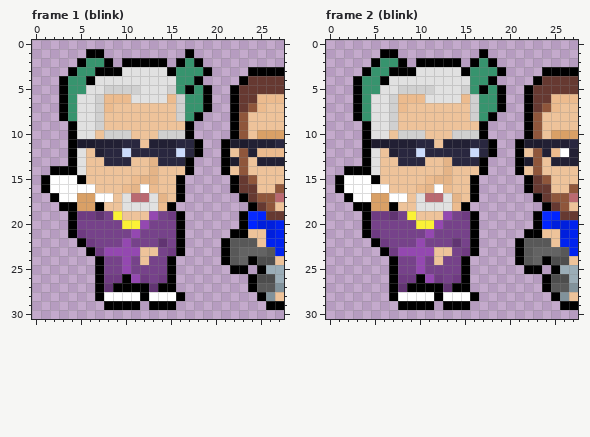
One commit to this pixel-art file: assets/sprites/cpc_assets.aseprite. This is how it looked before the edit.
87x31 pixels, 15 frames. Colours within 5 levels of each other are drawn and written as one. Shown: frame 1 (blink): x 0..27, y 0..30; frame 2 (blink): x 0..27, y 0..30. The commit also changed other frames or places, which this record leaves out.
Now the later version:
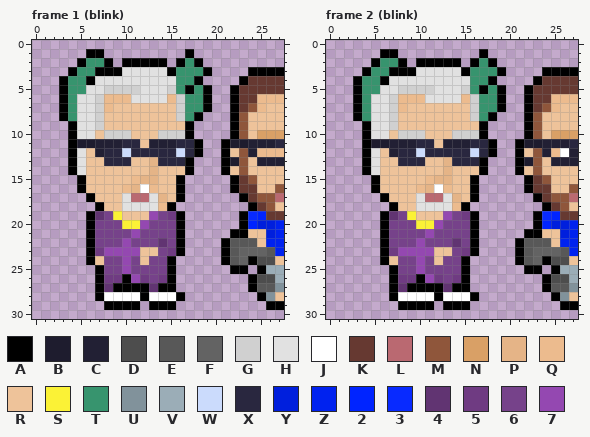
Palette (. is transparent): A #000000  B #1e1c2e  C #222034  D #4d4d4d  E #585858  F #636363  G #d0d0d0  H #e1e1e1  J #ffffff  K #663931  L #ba6971  M #8f563b  N #d9a066  P #e5b487  Q #ecbb8e  R #eec39a  S #fbf236  T #37946e  U #81929b  V #9badb7  W #cbdbfc  X #29273f  Y #001fdd  Z #0022ef  2 #0024ff  3 #082aff  4 #613472  5 #6f3b82  6 #76428a  7 #9448b1
The exact change:
Frame 1 (blink), layer "body_ivan":
y 14: x 2..3 AA -> ..
y 15: x 1..4 AJJJ -> ....
y 16: x 1..6 AJJJJJ -> ....AR
y 17: x 2..8 AJJNNJJ -> ....ARR
y 18: x 3..6 AANN -> ....
y 19: x 4..6 A55 -> ..A
y 20: x 4..6 A66 -> ..A
y 21: x 4..6 A56 -> ..A
y 22: x 5..6 A5 -> .A
y 24: x 6..7 .A -> AR
Frame 2 (blink), layer "body_ivan": the same change as frame 1 (blink)
